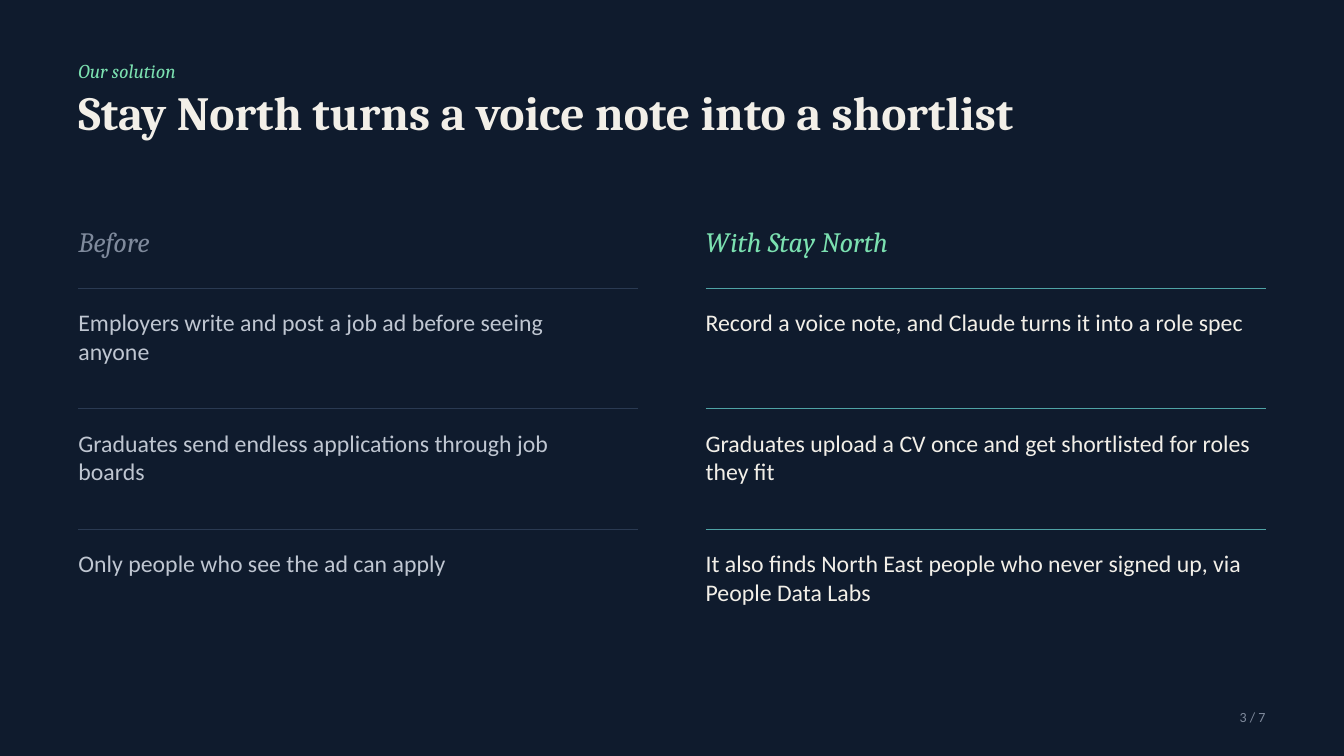
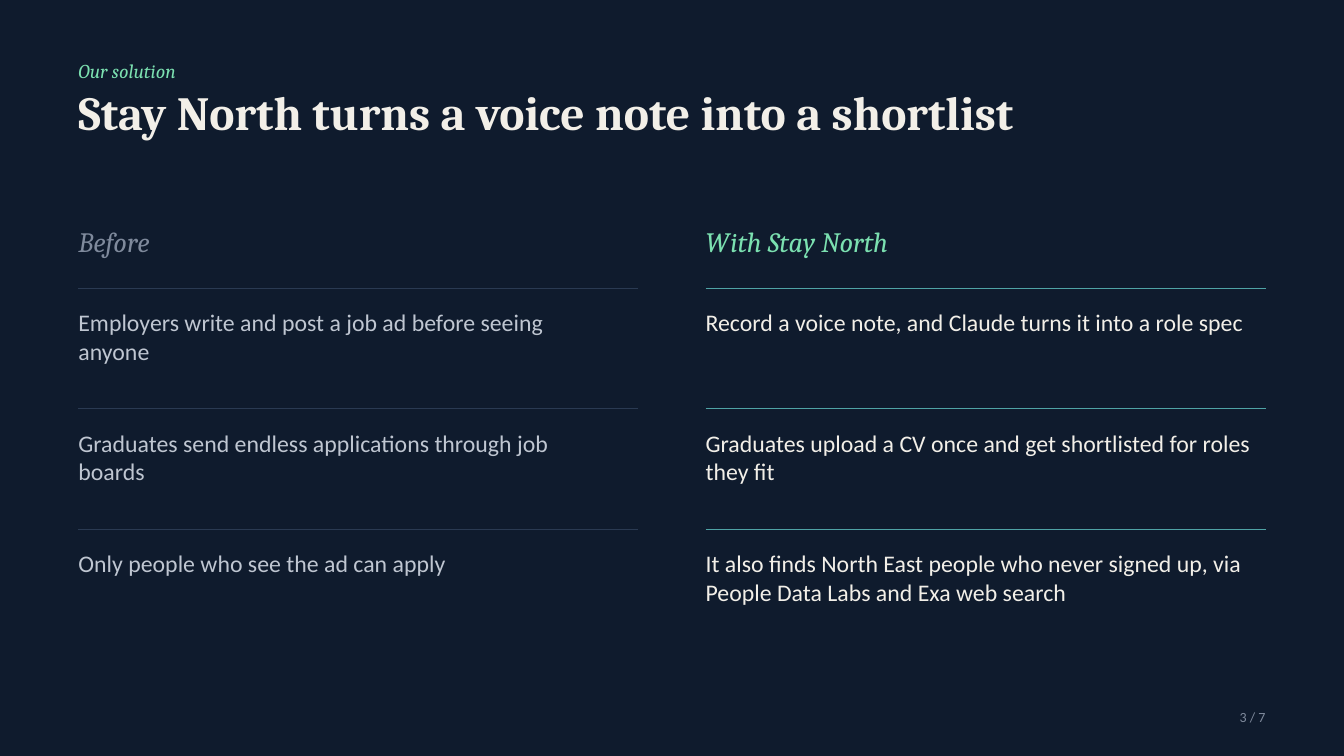
Before and after one commit to OP793/Table7, a slide deck: slide 3 of presentation/Table7-pitch-deck.pptx. Drawn at 1344x756 pixels with LibreOffice and Linux fonts; fonts in the diff are those of the drawing. Boxes give left, top, right and bottom in pixels: in the first picture for what was removed or moved away, otherwise in the second. Text is boxed around its words. In the diff, an @@ line names an element or a change of style, - is before the commit and + after.

```diff
--- a/presentation/Table7-pitch-deck.pptx
+++ b/presentation/Table7-pitch-deck.pptx
@@ text at [706,555,1241,605]: text changed @@
-It also finds North East people who never signed up, via People Data Labs
+It also finds North East people who never signed up, via People Data Labs and Exa web search
```
Also in this commit, not shown: 1 other slide changed.
